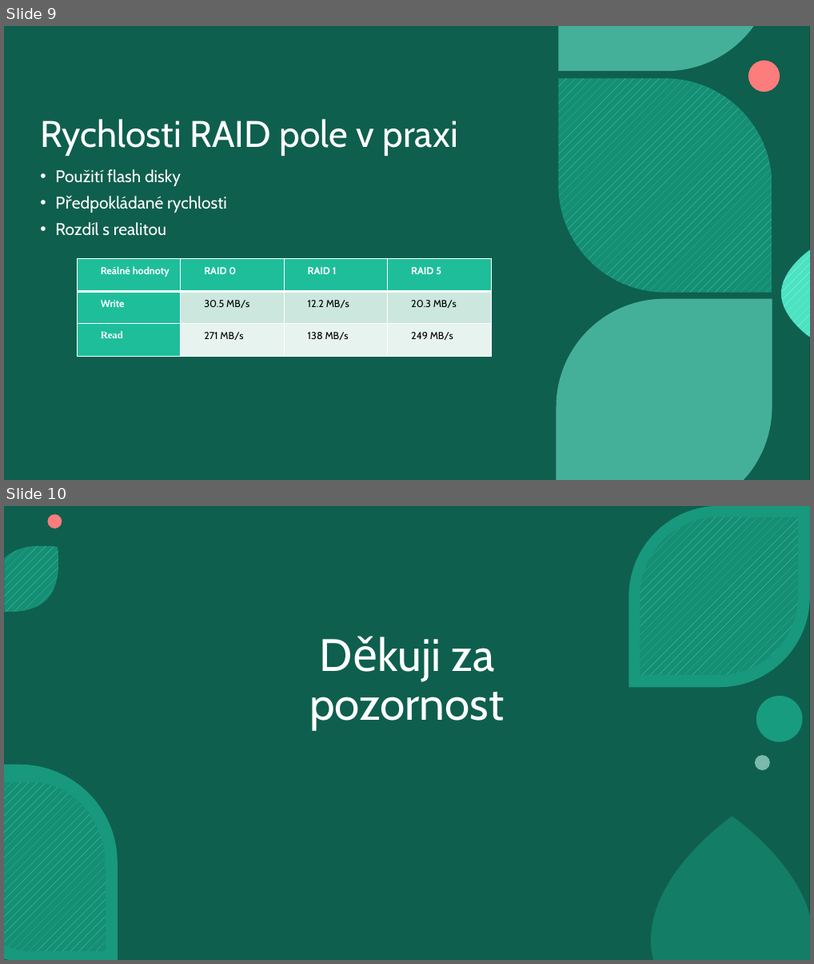
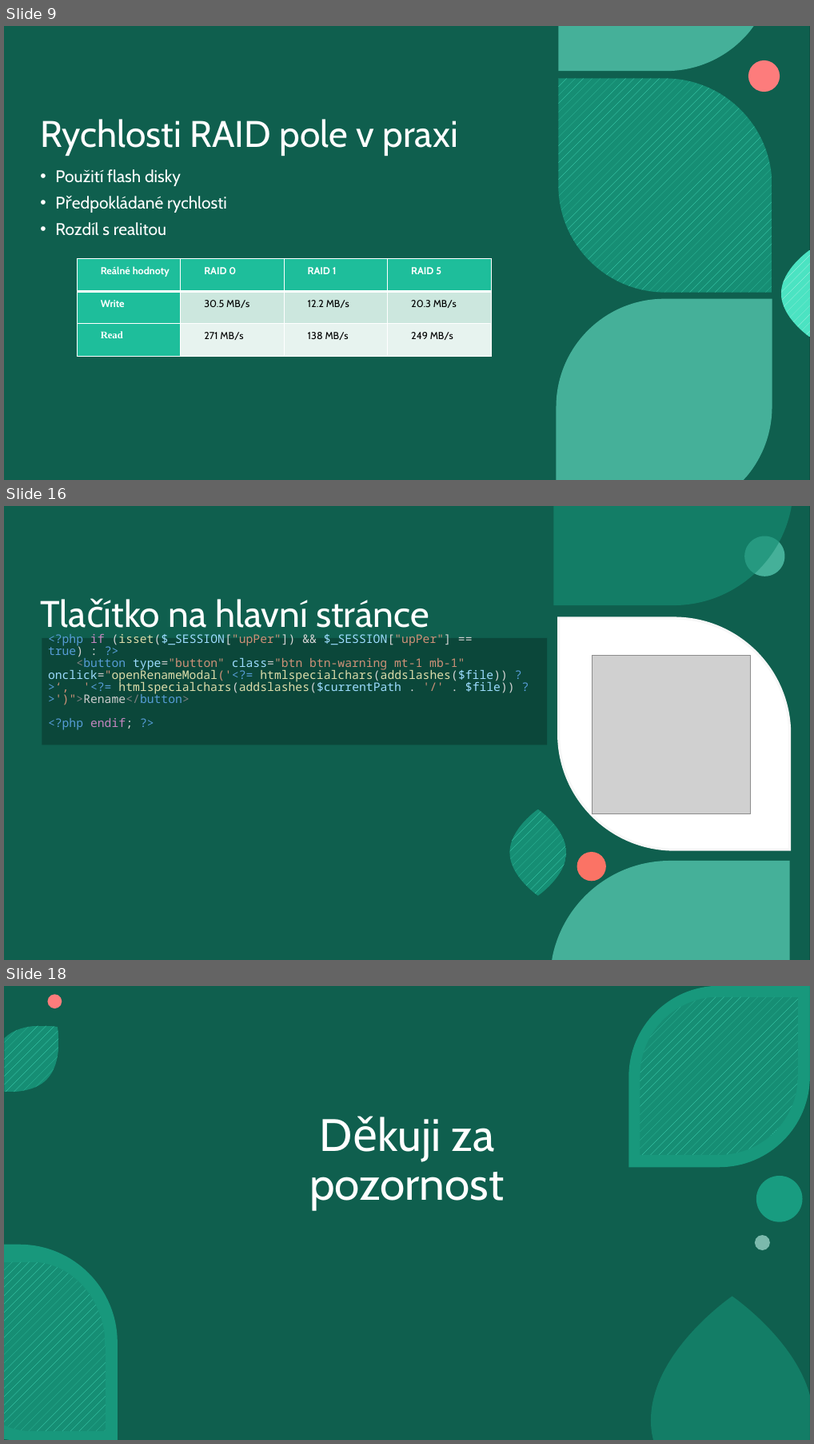
Before and after one commit to michalcz10/USB-RAID-Array, a slide deck: Documentation/USB RAID pole.pptx. Shown one above the other, each under a label of ours: slides 9 and 10 before the commit, slides 9, 16 and 18 after it; the slides between them are not shown. The pictures are 814x964 and 814x1444 pixels, drawn with LibreOffice and Linux fonts; fonts in the diff are those of the drawing; grey boxes stand for pictures; background and template pictures are left out. Boxes give left, top, right and bottom in pixels: in the first picture for what was removed or moved away, otherwise in the second. Text is boxed around its words. In the diff, an @@ line names an element or a change of style, - is before the commit and + after.

```diff
--- a/Documentation/USB RAID pole.pptx
+++ b/Documentation/USB RAID pole.pptx
@@ slide 16 added at (x1=4, y1=506, x2=810, y2=960), background picture (left out); not listed: 3 template elements that a slide beside it also shows @@
@@ rectangle added at (x1=4, y1=506, x2=810, y2=960), fill #09392F @@
@@ rectangle added at (x1=4, y1=506, x2=810, y2=960), fill #18997E at 40% opacity @@
@@ freeform shape added at (x1=558, y1=506, x2=754, y2=551), fill #69E7CC at 60% opacity @@
@@ text added at (x1=169, y1=599, x2=429, y2=635), 44 pt, text #FFFFFF @@
+Tlačítko na hlavní stránce
@@ group added at (x1=510, y1=506, x2=792, y2=960): 4 freeform shapes, 2 ellipses @@
@@ title added at (x1=42, y1=638, x2=547, y2=745), fill #0B473A, 14 pt, text #DCDCAA @@
+<?php if (isset($_SESSION["upPer"]) && $_SESSION["upPer"] == true) : ?>
+<button type="button" class="btn btn-warning mt-1 mb-1" onclick="openRenameModal('<?= htmlspecialchars(addslashes($file)) ?>‘, '<?= htmlspecialchars(addslashes($currentPath . '/' . $file)) ?>')">Rename</button>
+<?php endif; ?>
@@ picture added at (x1=592, y1=655, x2=750, y2=813) @@
@@ freeform shape added at (x1=782, y1=730, x2=810, y2=816), fill pattern #C3F6EB on #4BE3C2 @@
@@ freeform shape added at (x1=556, y1=779, x2=772, y2=960), fill #69E7CC at 60% opacity @@
@@ what was slide 10 is now slide 18 @@
```
Also in this commit, not shown: 2 slides changed, 7 other slides added.
